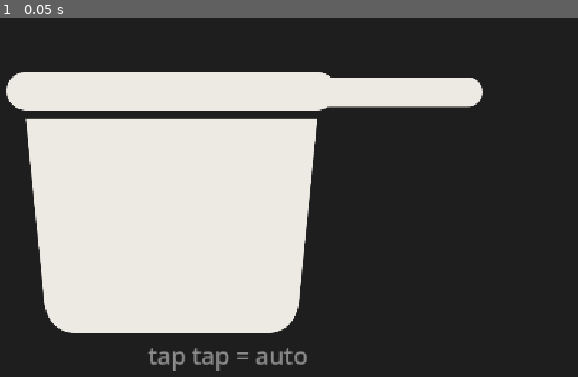
Above: before the commit, frame 1.
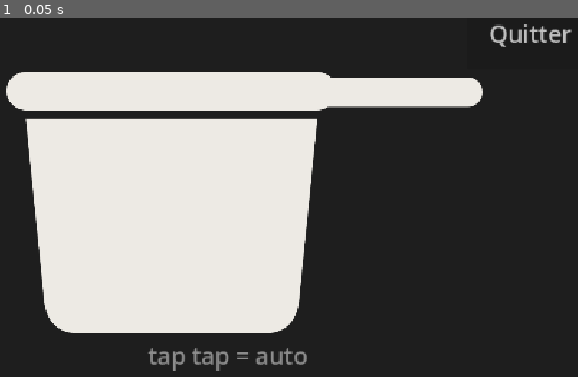
Above: after the commit, the same moment.

Repository: JeromeDuboisPro/la-casserole
Game: Godot game, scene res://scenes/main.tscn
Same seed, same stepped clock (60 frames per second), same inputs: the game is played once before the commit and once after it.
Inputs:
- Up to frame 1 (0.05 s): no input

The runs differ from the first frame. In frame 1, 0.4% of the frame differs, in the area x 84-99%, y 1-9%.

Commit message:
feat: add a quit button that actually silences the phone
Leaving used to be awkward: the app is fullscreen, and closing it left the
foreground service and its wake lock running, which is by design but means
the phone keeps banging in a pocket with no obvious way to stop it.

The button stops the auto mode, stops the service and releases the wake lock
before quitting. The Android back gesture now takes the same road, where it
previously closed the activity and left the service behind.

TapCore grows a list of blocking controls. Sound is fired from _input, which
runs before GUI dispatch, so without this the quit button sits on the strike
surface and plays a hit on the way out.

Co-Authored-By: Claude Opus 5 <noreply@anthropic.com>
Claude-Session: https://claude.ai/code/session_01N386HMBQQrEMMzQ8tmKwmZ

Diff:
--- a/core/tap_core.gd
+++ b/core/tap_core.gd
@@ -9,17 +9,24 @@
 ## Emitted on touch DOWN, with the monotonic timestamp of the event.
 signal tapped(timestamp_usec: int)
 
+## Controls that swallow a press instead of making a sound. Without this the
+## tap surface fires under every button, since _input runs before GUI dispatch.
+var blockers: Array[Control] = []
+
 func _input(event: InputEvent) -> void:
 	# Deliberately handled in _input rather than through a Button pressed signal:
 	# GUI dispatch adds a frame, and a frame is audible.
 	if event is InputEventScreenTouch:
 		if event.pressed:
-			_fire()
+			_fire(event.position)
 	elif event is InputEventMouseButton:
 		# Desktop editor only; mouse emulation from touch is disabled.
 		if event.pressed and event.button_index == MOUSE_BUTTON_LEFT:
-			_fire()
+			_fire(event.position)
 
-func _fire() -> void:
+func _fire(position: Vector2) -> void:
+	for blocker in blockers:
+		if blocker.visible and blocker.get_global_rect().has_point(position):
+			return
 	tapped.emit(Time.get_ticks_usec())
 	get_viewport().set_input_as_handled()
--- a/scenes/main.gd
+++ b/scenes/main.gd
@@ -18,6 +18,7 @@
 @onready var _pad: ColorRect = $Pad
 @onready var _pot: TextureRect = $Pot
 @onready var _hint: Label = $Hint
+@onready var _quit: Button = $Quit
 
 var _noise: Node
 
@@ -36,6 +37,8 @@
 	# with it.
 	_hint.visible = OS.is_debug_build()
 	_setup_audio()
+	_tap.blockers = [_quit]
+	_quit.pressed.connect(_on_quit_pressed)
 	_tap.tapped.connect(_on_tapped)
 	_meter.beat.connect(_on_beat)
 	if OS.is_debug_build():
@@ -63,6 +66,26 @@
 			AudioServer.get_output_latency() * 1000.0,
 			AudioServer.get_mix_rate(),
 		])
+
+## Leaving has to silence the phone, not just close the window: the plugin
+## keeps a foreground service and a wake lock alive on purpose, and they
+## outlive the app unless something stops them.
+func _on_quit_pressed() -> void:
+	_silence()
+	get_tree().quit()
+
+func _notification(what: int) -> void:
+	# The Android back gesture takes the same road as the button.
+	if what == NOTIFICATION_WM_GO_BACK_REQUEST or what == NOTIFICATION_WM_CLOSE_REQUEST:
+		_silence()
+		get_tree().quit()
+
+func _silence() -> void:
+	if _android.is_available():
+		_android.set_auto(false, TEST_BPM)
+		_android.stop_background()
+	elif _meter.is_running():
+		_meter.stop()
 
 func _on_tapped(timestamp_usec: int) -> void:
 	# Audio first, before anything that could grow into UI work.
--- a/scenes/main.tscn
+++ b/scenes/main.tscn
@@ -56,3 +56,15 @@
 text = "tap tap = auto"
 horizontal_alignment = 1
 vertical_alignment = 1
+
+[node name="Quit" type="Button" parent="."]
+anchor_left = 1.0
+anchor_right = 1.0
+offset_left = -232.0
+offset_top = 48.0
+offset_right = -48.0
+offset_bottom = 152.0
+focus_mode = 0
+theme_override_colors/font_color = Color(0.75, 0.75, 0.75, 1)
+theme_override_font_sizes/font_size = 34
+text = "Quitter"
